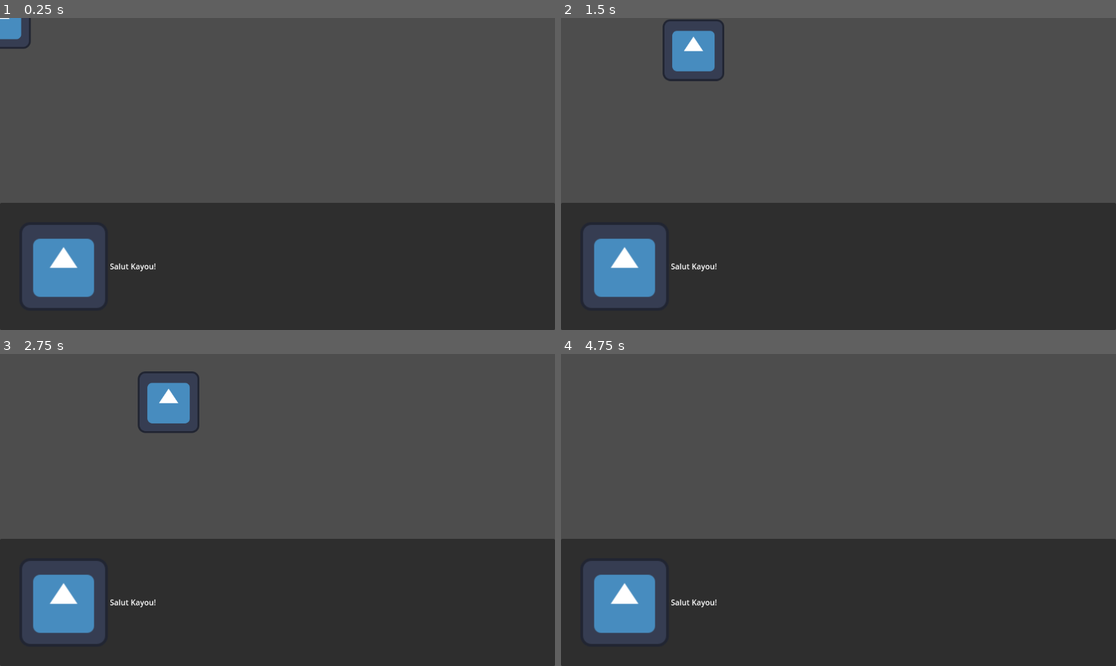
Above: before the commit, frames 1-4 (two rows, left to right).
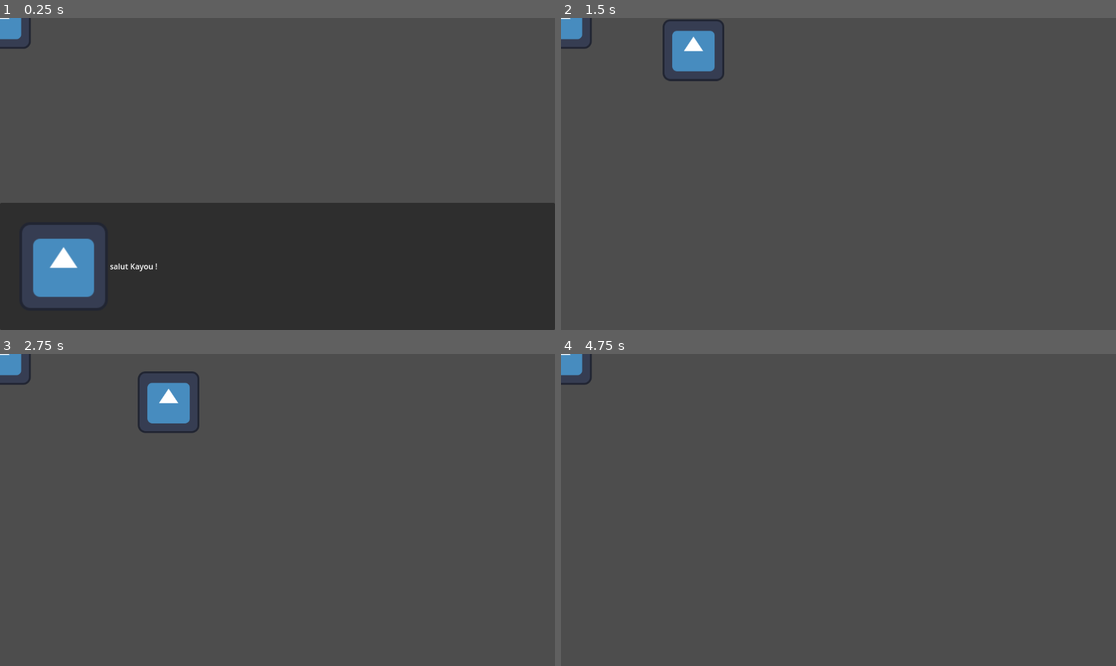
Above: after the commit, the same moments.

Repository: youpioup/solvefortommorow
Game: Godot game, scene res://scene/monde/monde.tscn
Two runs of this game, one before a commit and one after it. Both use one fixed random seed, a clock stepped at 60 frames per second and the inputs below. Before the commit the project has no main scene; this scene is started directly in both runs. The engine's default icon, where the game draws it, is replaced by a stand-in: a white triangle on a blue panel in a dark square.
Inputs:
- Up to frame 1 (0.25 s): no input
- Up to frame 2 (1.5 s): tap Enter at 0.5 s; hold D (droite) 0.53-1.28 s; tap S (reculer) at 0.6, 1.35 s; hold A (gauche) from 1.28 s (still down)
- Up to frame 3 (2.75 s): release A (gauche) at 2.03 s; hold D (droite) from 2.03 s (still down); tap S (reculer) at 2.1 s
- Up to frame 4 (4.75 s): release D (droite) at 2.78 s; hold W (avancer) 2.78-3.53 s; tap S (reculer) at 2.85, 3.6, 4.35 s; tap Space at 3.5 s; hold A (gauche) from 3.53 s (still down); tap Enter at 4.25 s

The runs differ from the first frame. In frame 1, 0.1% of the frame differs, in the area x 19-29%, y 78-82%; in frame 2, 39%, in the area x 0-100%, y 0-100%; in frame 3, 39%; in frame 4, 39%.

Commit message:
PNJ txt box

Diff:
--- a/project.godot
+++ b/project.godot
@@ -11,6 +11,7 @@
 [application]
 
 config/name="SolveForTommorow"
+run/main_scene="res://scene/monde/monde.tscn"
 config/features=PackedStringArray("4.3", "Forward Plus")
 config/icon="res://icon.svg"
 
--- /dev/null
+++ b/scene/PNJ/pnj.gd
@@ -0,0 +1,16 @@
+extends Area2D
+
+@export var txt = "salut Kayou !"
+
+@onready var label: Label = $CanvasLayer/textBox/MarginContainer/HBoxContainer/Label
+@onready var text_box: PanelContainer = $CanvasLayer/textBox
+
+func _on_body_entered(body: Node2D) -> void:
+	if body.name == "Kayou":
+		label.text = txt
+		text_box.show()
+
+
+func _on_body_exited(body: Node2D) -> void:
+	if body.name == "Kayou":
+		text_box.hide()
--- /dev/null
+++ b/scene/PNJ/pnj.tscn
@@ -0,0 +1,26 @@
+[gd_scene load_steps=5 format=3 uid="uid://br57wc4oqn1ex"]
+
+[ext_resource type="Texture2D" uid="uid://cok8038hg0jnl" path="res://icon.svg" id="1_2qgng"]
+[ext_resource type="Script" path="res://scene/PNJ/pnj.gd" id="1_7iwym"]
+[ext_resource type="PackedScene" uid="uid://cibc6gawcd0cd" path="res://scene/text_box/text_box.tscn" id="3_yv60c"]
+
+[sub_resource type="CircleShape2D" id="CircleShape2D_s1ylv"]
+radius = 192.167
+
+[node name="PNJ" type="Area2D"]
+script = ExtResource("1_7iwym")
+
+[node name="Sprite2D" type="Sprite2D" parent="."]
+texture = ExtResource("1_2qgng")
+
+[node name="CollisionShape2D" type="CollisionShape2D" parent="."]
+shape = SubResource("CircleShape2D_s1ylv")
+
+[node name="CanvasLayer" type="CanvasLayer" parent="."]
+
+[node name="textBox" parent="CanvasLayer" instance=ExtResource("3_yv60c")]
+
+[connection signal="body_entered" from="." to="." method="_on_body_entered"]
+[connection signal="body_exited" from="." to="." method="_on_body_exited"]
+
+[editable path="CanvasLayer/textBox"]
--- a/scene/hud/hud.tscn
+++ b/scene/hud/hud.tscn
@@ -1,6 +1,4 @@
-[gd_scene load_steps=2 format=3 uid="uid://d3yxr8n1rmd6v"]
-
-[ext_resource type="Texture2D" uid="uid://cok8038hg0jnl" path="res://icon.svg" id="1_tpmh6"]
+[gd_scene format=3 uid="uid://d3yxr8n1rmd6v"]
 
 [node name="HUD" type="Control"]
 layout_mode = 3
@@ -9,32 +7,3 @@
 anchor_bottom = 1.0
 grow_horizontal = 2
 grow_vertical = 2
-
-[node name="textBox" type="PanelContainer" parent="."]
-layout_mode = 1
-anchors_preset = 12
-anchor_top = 1.0
-anchor_right = 1.0
-anchor_bottom = 1.0
-offset_top = -264.0
-grow_horizontal = 2
-grow_vertical = 0
-
-[node name="MarginContainer" type="MarginContainer" parent="textBox"]
-layout_mode = 2
-theme_override_constants/margin_left = 40
-theme_override_constants/margin_top = 40
-theme_override_constants/margin_right = 40
-theme_override_constants/margin_bottom = 40
-
-[node name="HBoxContainer" type="HBoxContainer" parent="textBox/MarginContainer"]
-layout_mode = 2
-
-[node name="TextureRect" type="TextureRect" parent="textBox/MarginContainer/HBoxContainer"]
-layout_mode = 2
-texture = ExtResource("1_tpmh6")
-expand_mode = 3
-
-[node name="Label" type="Label" parent="textBox/MarginContainer/HBoxContainer"]
-layout_mode = 2
-text = "Salut Kayou!"
--- a/scene/monde/monde.tscn
+++ b/scene/monde/monde.tscn
@@ -1,9 +1,12 @@
-[gd_scene load_steps=2 format=3 uid="uid://coahi6218dhr"]
+[gd_scene load_steps=3 format=3 uid="uid://coahi6218dhr"]
 
 [ext_resource type="PackedScene" uid="uid://b5787e3lhnq23" path="res://scene/Kayou/kayou.tscn" id="1_7inf6"]
+[ext_resource type="PackedScene" uid="uid://br57wc4oqn1ex" path="res://scene/PNJ/pnj.tscn" id="2_g26u5"]
 
 [node name="monde" type="Node2D"]
 
 [node name="TileMapLayer" type="TileMapLayer" parent="."]
 
 [node name="Kayou" parent="." instance=ExtResource("1_7inf6")]
+
+[node name="PNJ" parent="." instance=ExtResource("2_g26u5")]
--- /dev/null
+++ b/scene/text_box/text_box.tscn
@@ -0,0 +1,31 @@
+[gd_scene load_steps=2 format=3 uid="uid://cibc6gawcd0cd"]
+
+[ext_resource type="Texture2D" uid="uid://cok8038hg0jnl" path="res://icon.svg" id="1_ejf8q"]
+
+[node name="textBox" type="PanelContainer"]
+anchors_preset = 12
+anchor_top = 1.0
+anchor_right = 1.0
+anchor_bottom = 1.0
+offset_top = -264.0
+grow_horizontal = 2
+grow_vertical = 0
+
+[node name="MarginContainer" type="MarginContainer" parent="."]
+layout_mode = 2
+theme_override_constants/margin_left = 40
+theme_override_constants/margin_top = 40
+theme_override_constants/margin_right = 40
+theme_override_constants/margin_bottom = 40
+
+[node name="HBoxContainer" type="HBoxContainer" parent="MarginContainer"]
+layout_mode = 2
+
+[node name="TextureRect" type="TextureRect" parent="MarginContainer/HBoxContainer"]
+layout_mode = 2
+texture = ExtResource("1_ejf8q")
+expand_mode = 3
+
+[node name="Label" type="Label" parent="MarginContainer/HBoxContainer"]
+layout_mode = 2
+text = "Salut Kayou!"
